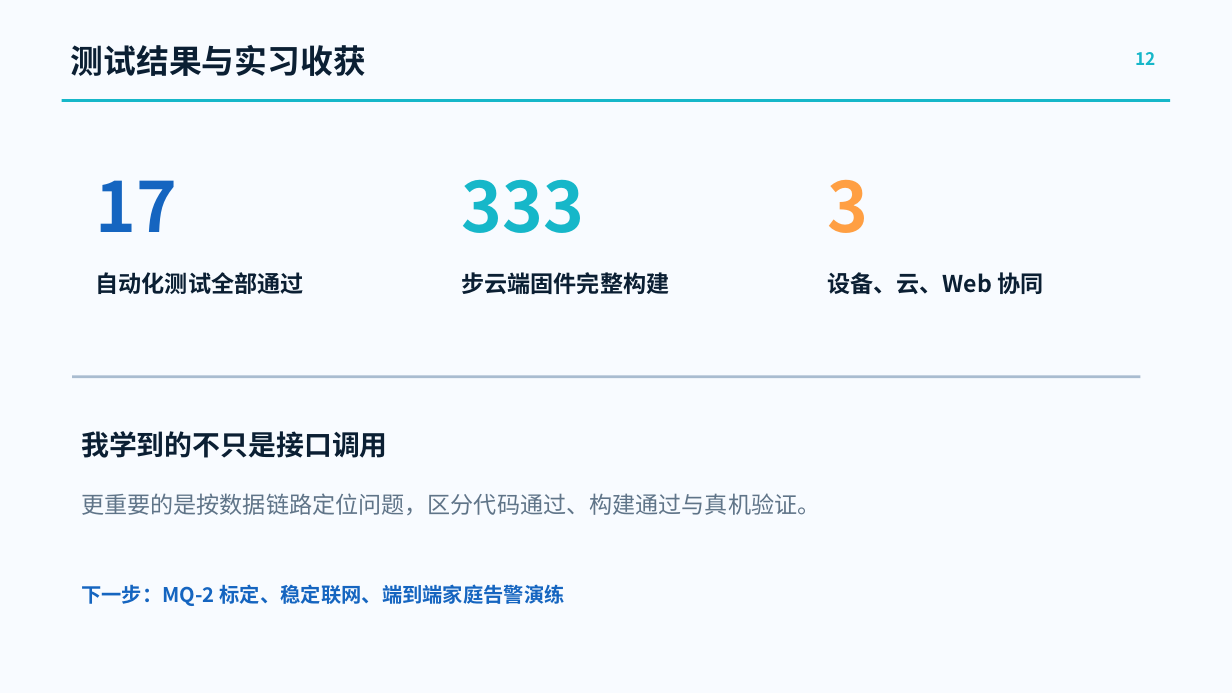
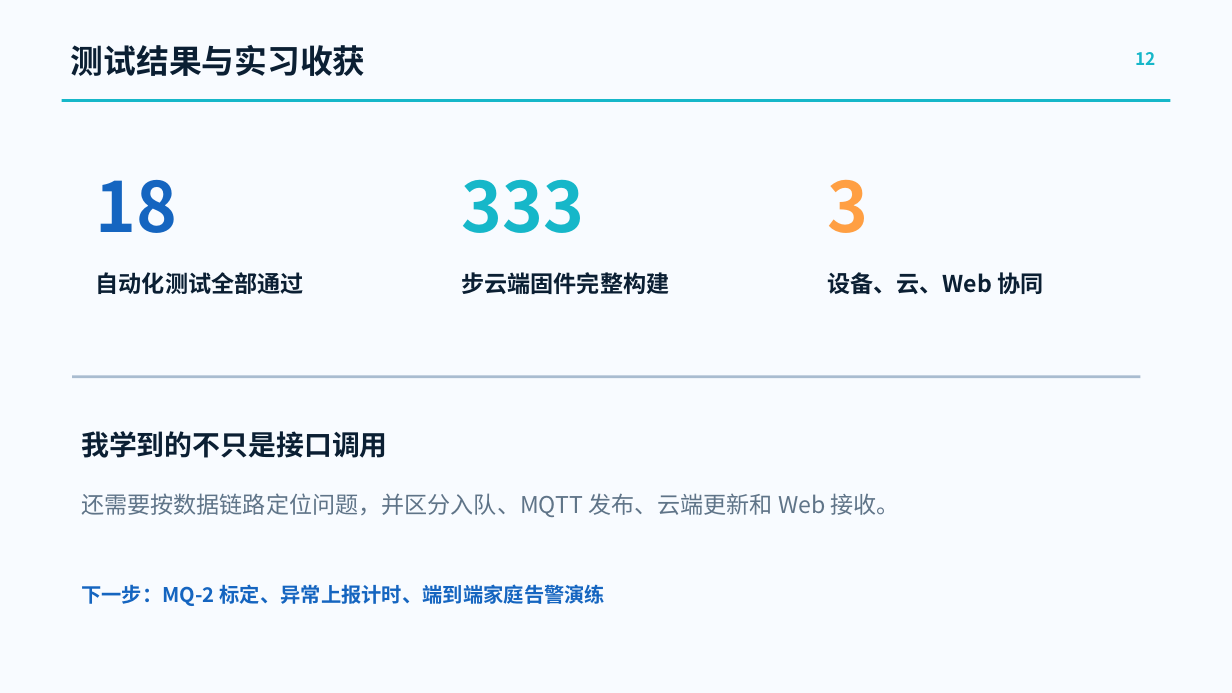
Before and after one commit to gujial/hi3861_hdu_iot_application, a slide deck: slide 12 of doc/record/实习学习与环境监测系统实践.pptx. Drawn at 1232x693 pixels with LibreOffice and Linux fonts; fonts in the diff are those of the drawing. Boxes give left, top, right and bottom in pixels: in the first picture for what was removed or moved away, otherwise in the second. Text is boxed around its words. In the diff, an @@ line names an element or a change of style, - is before the commit and + after.

Commit message:
docs: 更新文档

```diff
--- a/doc/record/实习学习与环境监测系统实践.pptx
+++ b/doc/record/实习学习与环境监测系统实践.pptx
@@ text at (96, 180, 178, 233): text changed @@
-17
+18
@@ text at (81, 493, 900, 517): text changed @@
-更重要的是按数据链路定位问题，区分代码通过、构建通过与真机验证。
+还需要按数据链路定位问题，并区分入队、MQTT 发布、云端更新和 Web 接收。
@@ text at (81, 584, 606, 606): text changed @@
-下一步：MQ-2 标定、稳定联网、端到端家庭告警演练
+下一步：MQ-2 标定、异常上报计时、端到端家庭告警演练
```
Also in this commit, not shown: 6 other slides changed, 5 other files.
